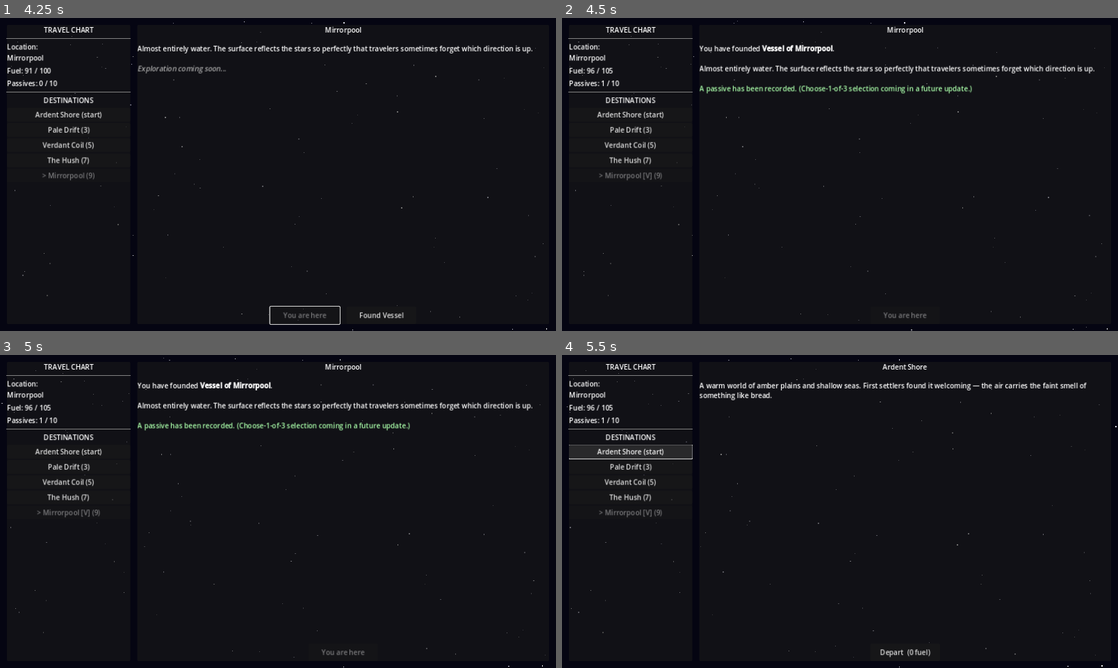
Above: before the commit, frames 1-4 (two rows, left to right).
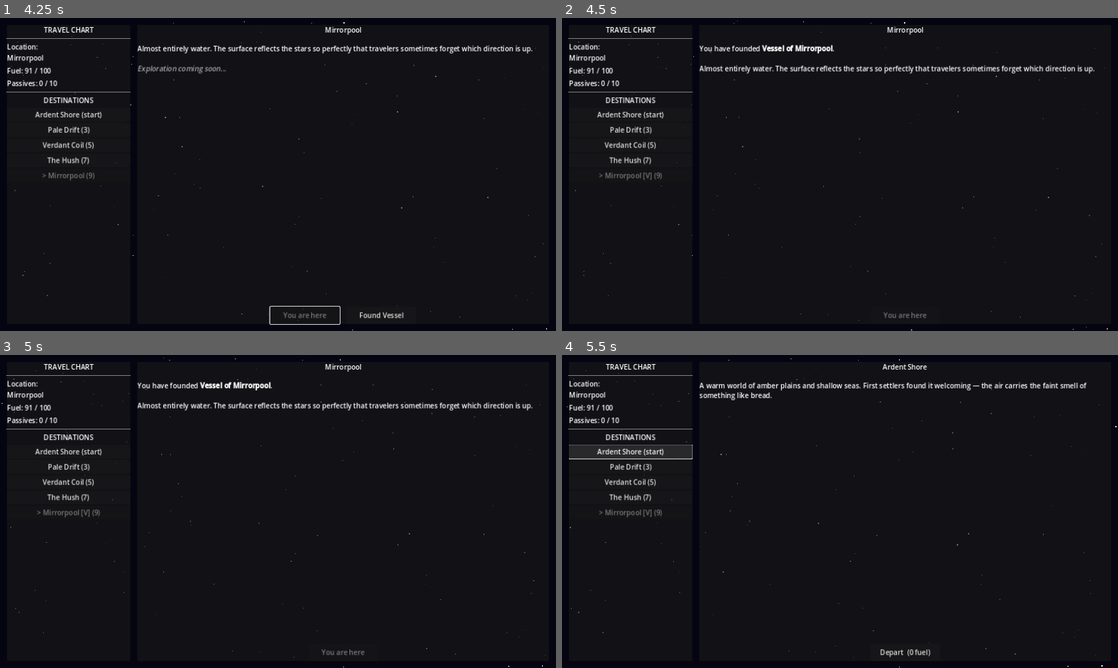
Above: after the commit, the same moments.

Repository: ColdTie/Metanoia-Vessel-2D
Game: Godot game, scene res://scenes/travel/travel_screen.tscn
The game is run twice, just before and just after one commit, with the same random seed, the same clock (stepped at 60 frames per second) and the same inputs.
Inputs:
- Up to frame 1 (4.25 s): click "Pale Drift (3)" at 0.5 s; click "Verdant Coil (5)" at 1.25 s; click "The Hush (7)" at 2 s; click "Mirrorpool (9)" at 2.75 s; click "Depart (9 fuel)" at 3.5 s
- Up to frame 2 (4.5 s): click "Found Vessel" at 4.25 s
- Up to frame 3 (5 s): no input
- Up to frame 4 (5.5 s): click "Ardent Shore (start)" at 5 s

Frame 1 is identical in both runs. In frame 2, 0.6% of the frame differs, in the area x 5-74%, y 15-25%; in frame 3, 0.6%; in frame 4, less than 0.1%.

Commit message:
feat: choose-1-of-3 passive selection on settling
First settlement anywhere still auto-grants Founding Bonus (+5 max
fuel), matching its "first settlement" description. Every settlement
after that now draws 3 random unowned passives from a new
GameState.PASSIVE_POOL and shows them in a passive_select popup for
the player to pick one, instead of silently re-granting the same
placeholder passive every time.

Passive effects are still tracking-only (no mechanical hookup yet,
e.g. frost_hardened doesn't reduce travel cost) — noted in
systems.md as a follow-up, not a regression.

Co-Authored-By: Claude Sonnet 5 <noreply@anthropic.com>
Claude-Session: https://claude.ai/code/session_01HdJ6w82ehsByXeGLUkfZpx

Diff:
--- /dev/null
+++ b/scenes/ui/passive_select.tscn
@@ -0,0 +1,6 @@
+[gd_scene load_steps=2 format=3 uid="uid://cpassiveselect1"]
+
+[ext_resource type="Script" path="res://scripts/ui/passive_select.gd" id="1_passive_select"]
+
+[node name="PassiveSelect" type="CanvasLayer"]
+script = ExtResource("1_passive_select")
--- a/scripts/autoloads/game_state.gd
+++ b/scripts/autoloads/game_state.gd
@@ -3,6 +3,37 @@
 # Singleton: all mutable game state. Access via GameState.x anywhere.
 
 const MAX_PASSIVES := 10  # Reaching this triggers void unlock check
+
+# Passives offered by the choose-1-of-3 settling reward (founding_bonus is
+# granted automatically on the player's first settlement, so it isn't drawn
+# from this pool). 4 more TBD per design/systems.md.
+const PASSIVE_POOL: Array = [
+	{
+		"id": "root_knowledge",
+		"name": "Root Knowledge",
+		"desc": "Jungle worlds yield extra specimens.",
+	},
+	{
+		"id": "echo_listener",
+		"name": "Echo Listener",
+		"desc": "Unlocks extra creature dialogue options.",
+	},
+	{
+		"id": "frost_hardened",
+		"name": "Frost Hardened",
+		"desc": "Ice-world travel costs 1 less fuel.",
+	},
+	{
+		"id": "tide_reader",
+		"name": "Tide Reader",
+		"desc": "Ocean worlds reveal hidden specimens.",
+	},
+	{
+		"id": "dust_walker",
+		"name": "Dust Walker",
+		"desc": "Desert worlds never trigger forced combat.",
+	},
+]
 
 var current_world: String = "Ardent Shore"
 var passives: Array = []          # Array of {id, name, desc, source}
@@ -111,6 +142,15 @@
 	return true
 
 
+func draw_passive_choices(count: int = 3) -> Array:
+	var owned_ids: Array = []
+	for p in passives:
+		owned_ids.append(p.get("id", ""))
+	var pool: Array = PASSIVE_POOL.filter(func(p): return not owned_ids.has(p["id"]))
+	pool.shuffle()
+	return pool.slice(0, min(count, pool.size()))
+
+
 func add_passive(passive: Dictionary) -> void:
 	passives.append(passive)
 	passive_gained.emit(passive)
--- a/scripts/travel/travel_screen.gd
+++ b/scripts/travel/travel_screen.gd
@@ -287,30 +287,64 @@
 	if world.get("settled", false):
 		return
 
+	var is_first_settlement: bool = GameState.passives.is_empty()
+
 	world["settled"] = true
 	world["vessel_name"] = "Vessel of " + world["name"]
-
-	# Grant the founding passive (choose-1-of-3 UI is TODO)
-	GameState.add_passive({
-		"id": "founding_bonus",
-		"name": "Founding Bonus",
-		"desc": "The act of founding grants clarity. +5 max fuel.",
-		"source": world["name"],
-	})
-	GameState.max_fuel += 5
-	GameState.refuel(5)
 
 	_settle_button.visible = false
 	_populate_destinations()
 	_refresh_status()
 
+	if is_first_settlement:
+		# First-ever settlement grants Founding Bonus automatically.
+		GameState.add_passive({
+			"id": "founding_bonus",
+			"name": "Founding Bonus",
+			"desc": "The act of founding grants clarity. +5 max fuel.",
+			"source": world["name"],
+		})
+		GameState.max_fuel += 5
+		GameState.refuel(5)
+		_show_settle_result(world)
+		SaveLoad.save_game()
+		return
+
+	var choices := GameState.draw_passive_choices(3)
+	if choices.is_empty():
+		_show_settle_result(world)
+		SaveLoad.save_game()
+	else:
+		_show_passive_select(world, choices)
+
+
+func _show_passive_select(world: Dictionary, choices: Array) -> void:
+	var popup = load("res://scenes/ui/passive_select.tscn").instantiate()
+	popup.choices = choices
+	popup.passive_chosen.connect(_on_passive_chosen.bind(world))
+	add_child(popup)
+
+
+func _on_passive_chosen(passive: Dictionary, world: Dictionary) -> void:
+	var granted := passive.duplicate()
+	granted["source"] = world["name"]
+	GameState.add_passive(granted)
+	_refresh_status()
+	_show_settle_result(world, granted)
+	SaveLoad.save_game()
+
+
+func _show_settle_result(world: Dictionary, granted_passive: Dictionary = {}) -> void:
+	var passive_line: String = ""
+	if not granted_passive.is_empty():
+		passive_line = "\n\n[color=#aaffaa]Gained passive: [b]" \
+			+ granted_passive.get("name", "") + "[/b] — " \
+			+ granted_passive.get("desc", "") + "[/color]"
+
 	_world_desc_label.text = \
 		"You have founded [b]" + world["vessel_name"] + "[/b].\n\n" \
 		+ world.get("description", "") \
-		+ "\n\n[color=#aaffaa]A passive has been recorded. " \
-		+ "(Choose-1-of-3 selection coming in a future update.)[/color]"
-
-	SaveLoad.save_game()
+		+ passive_line
 
 
 func _on_world_changed(_new_world: String) -> void:
--- /dev/null
+++ b/scripts/ui/passive_select.gd
@@ -0,0 +1,71 @@
+extends CanvasLayer
+
+# Choose-1-of-3 passive reward popup.
+# Instantiate, set `choices` (Array of {id, name, desc}), add to the tree,
+# then connect `passive_chosen`. Frees itself once a choice is made.
+
+signal passive_chosen(passive: Dictionary)
+
+var choices: Array = []
+
+
+func _ready() -> void:
+	layer = 10
+	_build_ui()
+
+
+func _build_ui() -> void:
+	var root := Control.new()
+	root.set_anchors_and_offsets_preset(Control.PRESET_FULL_RECT)
+	root.mouse_filter = Control.MOUSE_FILTER_STOP
+	add_child(root)
+
+	var dim := ColorRect.new()
+	dim.set_anchors_and_offsets_preset(Control.PRESET_FULL_RECT)
+	dim.color = Color(0.0, 0.0, 0.0, 0.72)
+	root.add_child(dim)
+
+	var center := CenterContainer.new()
+	center.set_anchors_and_offsets_preset(Control.PRESET_FULL_RECT)
+	root.add_child(center)
+
+	var panel := PanelContainer.new()
+	panel.custom_minimum_size = Vector2(560.0, 0.0)
+	center.add_child(panel)
+
+	var vbox := VBoxContainer.new()
+	vbox.add_theme_constant_override("separation", 12)
+	panel.add_child(vbox)
+
+	var title := Label.new()
+	title.text = "Choose a Passive"
+	title.horizontal_alignment = HORIZONTAL_ALIGNMENT_CENTER
+	vbox.add_child(title)
+	vbox.add_child(HSeparator.new())
+
+	for passive in choices:
+		vbox.add_child(_make_choice_row(passive))
+
+
+func _make_choice_row(passive: Dictionary) -> Control:
+	var row := VBoxContainer.new()
+	row.add_theme_constant_override("separation", 2)
+
+	var btn := Button.new()
+	btn.text = passive.get("name", "???")
+	btn.custom_minimum_size = Vector2(0.0, 36.0)
+	btn.pressed.connect(_choose.bind(passive))
+	row.add_child(btn)
+
+	var desc := Label.new()
+	desc.text = passive.get("desc", "")
+	desc.autowrap_mode = TextServer.AUTOWRAP_WORD_SMART
+	row.add_child(desc)
+	row.add_child(HSeparator.new())
+
+	return row
+
+
+func _choose(passive: Dictionary) -> void:
+	passive_chosen.emit(passive)
+	queue_free()
Not shown, changed: design/content-log.md
Not shown, changed: design/systems.md
